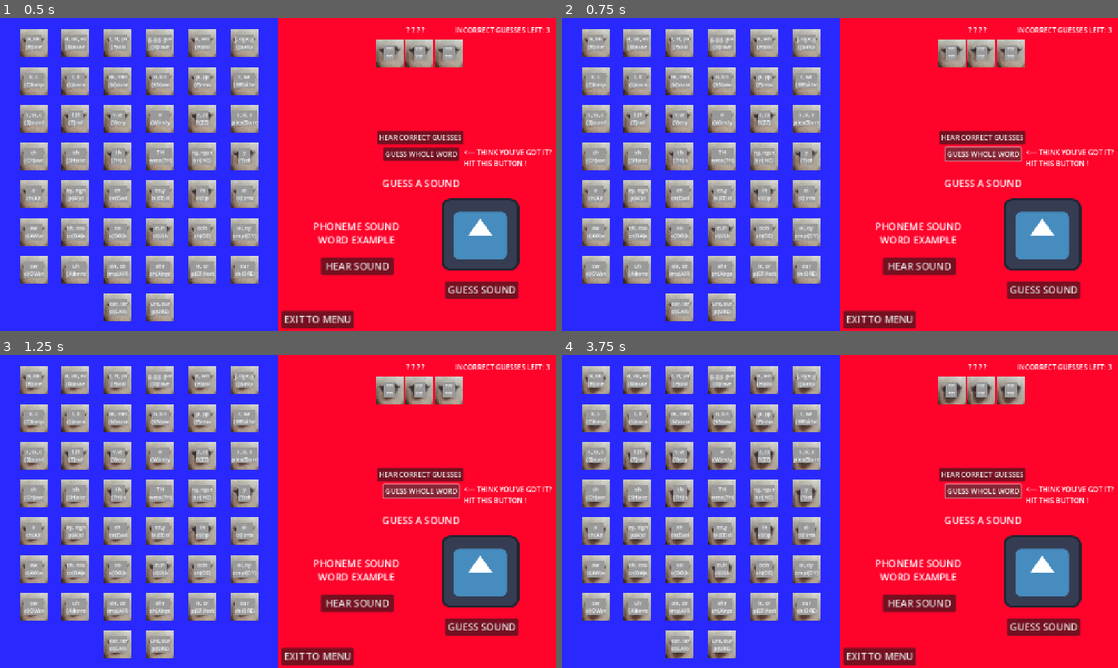
Above: before the commit, frames 1-4 (two rows, left to right).
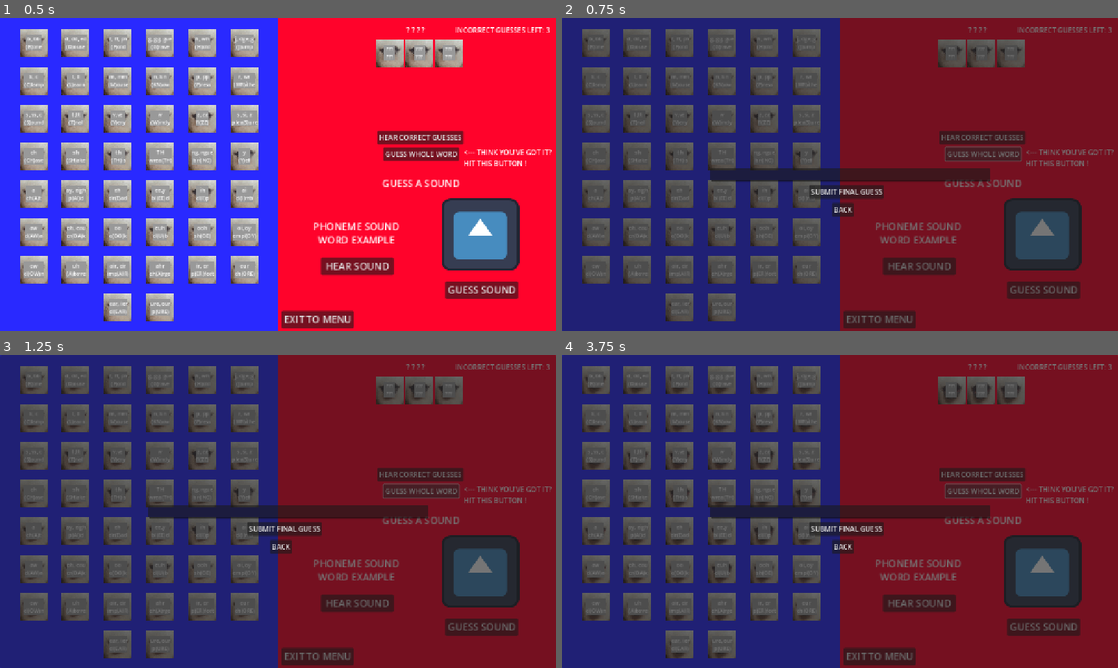
Above: after the commit, the same moments.

Repository: sym-z/phonetic-hangman
Game: Godot game, scene res://scenes/word_guesser/word_guesser.tscn
Two runs of this game, one before a commit and one after it. Both use one fixed random seed, a clock stepped at 60 frames per second and the inputs below. The project has no main scene, so this scene is started directly. The engine's default icon, where the game draws it, is replaced by a stand-in: a white triangle on a blue panel in a dark square. Sound files missing from this copy of the repository are replaced by a short silence.
Inputs (mouse positions are in pixels of both pictures, inside the frame that each line leads up to):
- Up to frame 1 (0.5 s): no input
- Up to frame 2 (0.75 s): click "GUESS WHOLE WORD" at 0.5 s
- Up to frame 3 (1.25 s): no input
- Up to frame 4 (3.75 s): click (840, 545) at 1.25 s, where only the run after the commit has a clickable "BACK"; click "HEAR CORRECT GUESSES" at 2 s; click "HEAR CORRECT GUESSES" at 2.75 s; click "GUESS WHOLE WORD" at 3.5 s

Frame 1 is identical in both runs. In frame 2, 99% of the frame differs, in the area x 0-100%, y 0-100%; in frame 3, 100%; in frame 4, 99%.

Commit message:
Loss and win screen created, regions

Diff:
--- /dev/null
+++ b/src/scenes/loss_screen/loss_screen.tscn
@@ -0,0 +1,9 @@
+[gd_scene format=3 uid="uid://d221d5cugjyy2"]
+
+[node name="Loss Screen" type="Control"]
+layout_mode = 3
+anchors_preset = 15
+anchor_right = 1.0
+anchor_bottom = 1.0
+grow_horizontal = 2
+grow_vertical = 2
--- /dev/null
+++ b/src/scenes/win_screen/win_screen.tscn
@@ -0,0 +1,9 @@
+[gd_scene format=3 uid="uid://kfxcn8dt6tbx"]
+
+[node name="Win Screen" type="Control"]
+layout_mode = 3
+anchors_preset = 15
+anchor_right = 1.0
+anchor_bottom = 1.0
+grow_horizontal = 2
+grow_vertical = 2
--- a/src/scenes/word_guesser/word_guesser.gd
+++ b/src/scenes/word_guesser/word_guesser.gd
@@ -13,6 +13,7 @@
 @export var selected_example : Label
 @export var phoneme_container : HFlowContainer
 @export var speaker : AudioStreamPlayer
+@export var type_submission_parent : Control
 
 var debug := true
 
@@ -94,8 +95,7 @@
 		speaker.stream = selected_sound
 		speaker.play()
 
-
-#TODO: WORK ON HEARING ONLY CORRECT GUESSES
+#region Hearing Correct Guesses
 var playing_guesses : bool = false
 # Which index of guess are we playing
 var guess_index : int = 0
@@ -112,9 +112,7 @@
 
 # Check if playing guesses, play sound, check if is the last guess, turn playing guesses off
 func _on_audio_stream_player_finished() -> void:
-
 	if(playing_guesses):
-
 		if(guess_index < guess_container.get_children().size()-1):
 			guess_index += 1
 			if guess_container.get_children()[guess_index].id != -1:
@@ -131,3 +129,14 @@
 		else:
 			playing_guesses = false
 			guess_index = 0
+
+#endregion
+
+
+#region Final Submission
+func _on_guess_whole_word_pressed() -> void:
+	type_submission_parent.visible = true
+
+func _on_submission_cancel_pressed() -> void:
+	type_submission_parent.visible = false
+#endregion
--- a/src/scenes/word_guesser/word_guesser.tscn
+++ b/src/scenes/word_guesser/word_guesser.tscn
@@ -16,7 +16,7 @@
 "speed": 5.0
 }]
 
-[node name="Word Guesser" type="Control" node_paths=PackedStringArray("num_letters", "num_guesses", "guess_container", "selected_letters", "selected_example", "phoneme_container", "speaker")]
+[node name="Word Guesser" type="Control" node_paths=PackedStringArray("num_letters", "num_guesses", "guess_container", "selected_letters", "selected_example", "phoneme_container", "speaker", "type_submission_parent")]
 layout_mode = 3
 anchors_preset = 15
 anchor_right = 1.0
@@ -32,6 +32,7 @@
 selected_example = NodePath("Guessing Window/Word Example")
 phoneme_container = NodePath("MarginContainer/HFlowContainer")
 speaker = NodePath("AudioStreamPlayer")
+type_submission_parent = NodePath("Type Submission")
 
 [node name="BackgroundReference" type="Sprite2D" parent="."]
 texture = ExtResource("1_qtlm4")
@@ -192,7 +193,7 @@
 offset_bottom = 415.0
 text = "SUBMIT FINAL GUESS"
 
-[node name="Cancel" type="Button" parent="Type Submission"]
+[node name="Submission Cancel" type="Button" parent="Type Submission"]
 layout_mode = 0
 offset_left = 621.0
 offset_top = 425.0
@@ -201,6 +202,8 @@
 text = "BACK"
 
 [connection signal="pressed" from="Guess State/Hear Correct Guesses" to="." method="_on_hear_correct_guesses_pressed"]
+[connection signal="pressed" from="Guess State/Guess Whole Word" to="." method="_on_guess_whole_word_pressed"]
 [connection signal="pressed" from="Guessing Window/Guess Sound" to="." method="_on_guess_sound_pressed"]
 [connection signal="pressed" from="Guessing Window/Hear Sound" to="." method="_on_hear_sound_pressed"]
 [connection signal="finished" from="AudioStreamPlayer" to="." method="_on_audio_stream_player_finished"]
+[connection signal="pressed" from="Type Submission/Submission Cancel" to="." method="_on_submission_cancel_pressed"]
